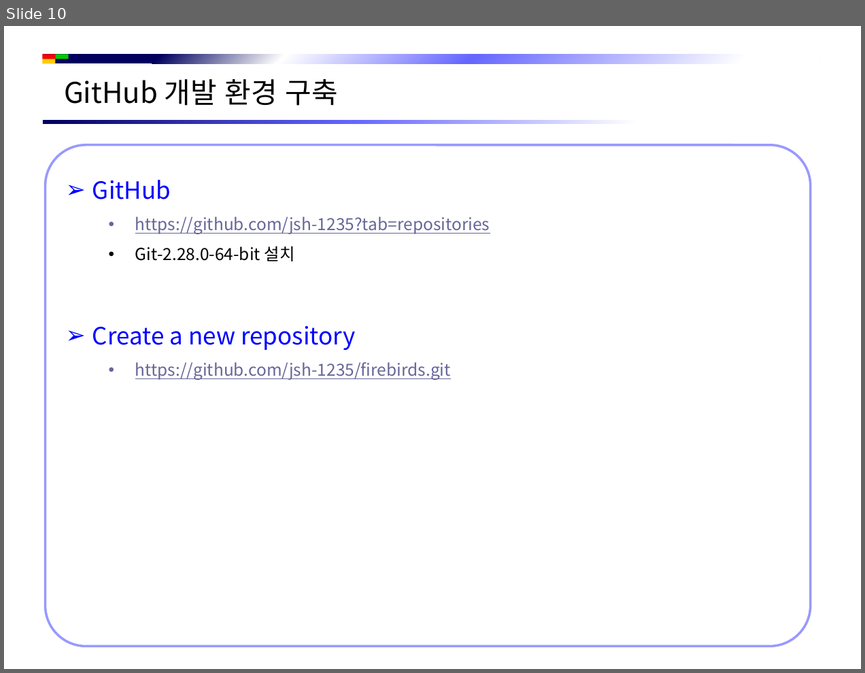
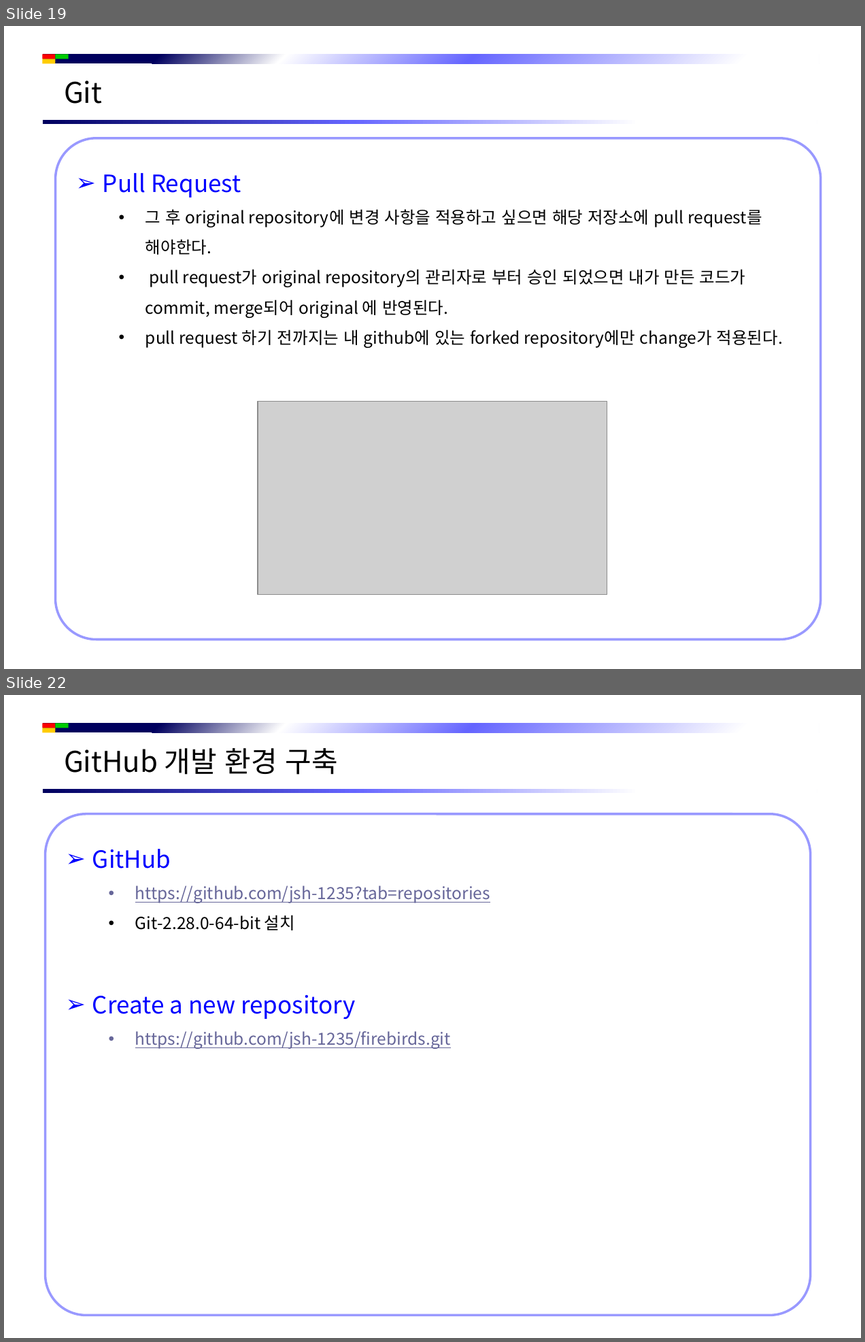
Before and after one commit to jsh-1235/Document, a slide deck: Git/Git 시작하기.pptx. Shown one above the other, each under a label of ours: slide 10 before the commit, slides 19 and 22 after it; the slides between them are not shown. The pictures are 865x673 and 865x1342 pixels, drawn with LibreOffice and Linux fonts; fonts in the diff are those of the drawing; grey boxes stand for pictures; background and template pictures are left out. Boxes give left, top, right and bottom in pixels: in the first picture for what was removed or moved away, otherwise in the second. Text is boxed around its words. In the diff, an @@ line names an element or a change of style, - is before the commit and + after.

```diff
--- a/Git/Git 시작하기.pptx
+++ b/Git/Git 시작하기.pptx
@@ slide 19 added at bbox=[4, 26, 861, 669], background #FFFFFF; not listed: 5 template elements that a slide beside it also shows @@
@@ text added at bbox=[64, 80, 102, 104], 24 pt, text #000000 @@
+Git
@@ rounded rectangle added at bbox=[56, 138, 821, 639], fill #FFFFFF, outline #9999FF 2 pt, 14 pt, text #000000 @@
+➢ Pull Request
+  • 그 후 original repository에 변경 사항을 적용하고 싶으면 해당 저장소에 pull request를 해야한다.
+  • pull request가 original repository의 관리자로 부터 승인 되었으면 내가 만든 코드가 commit, merge되어 original 에 반영된다.
+  • pull request 하기 전까지는 내 github에 있는 forked repository에만 change가 적용된다.
@@ picture added at bbox=[258, 401, 607, 594] @@
@@ what was slide 10 is now slide 22 @@
```
Also in this commit, not shown: 8 slides changed, 11 other slides added, 1 slide removed.
